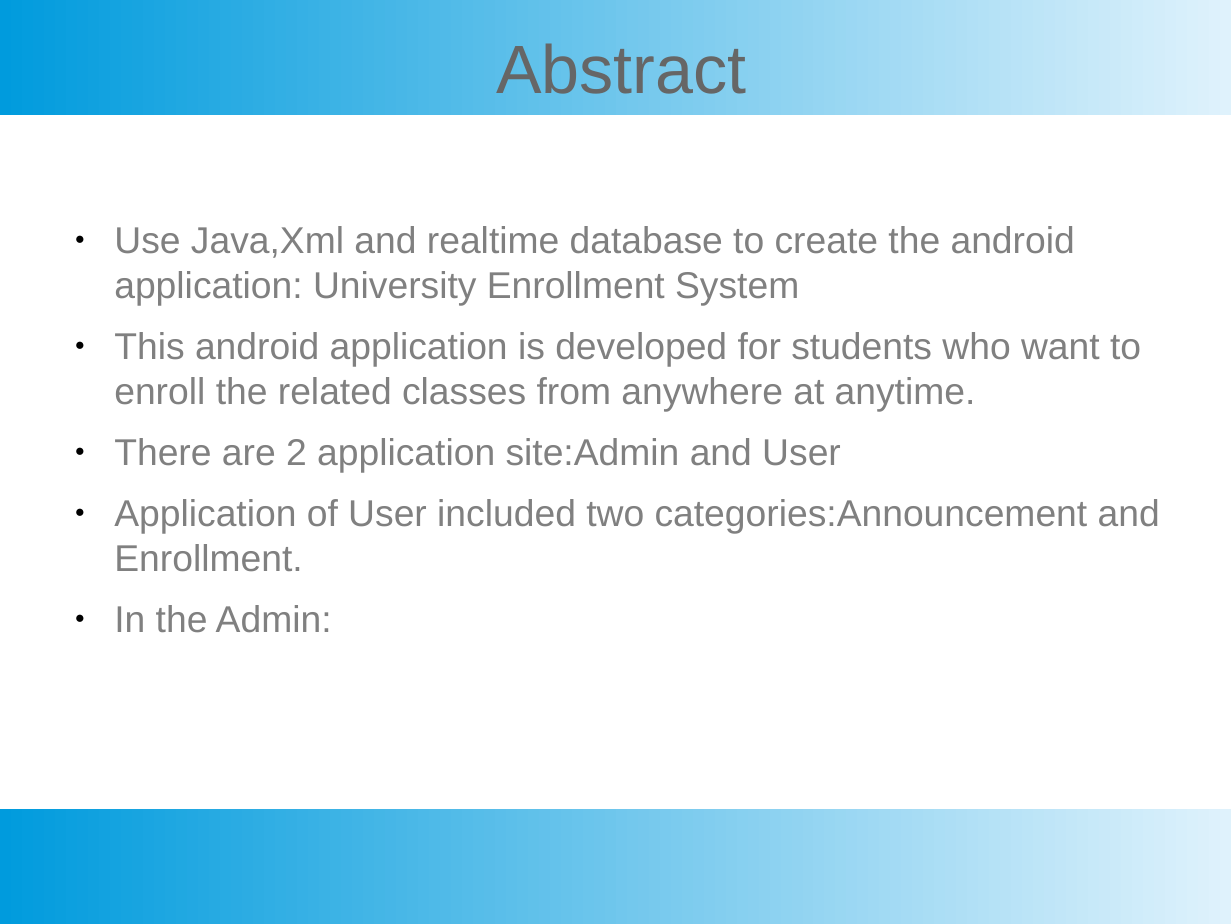
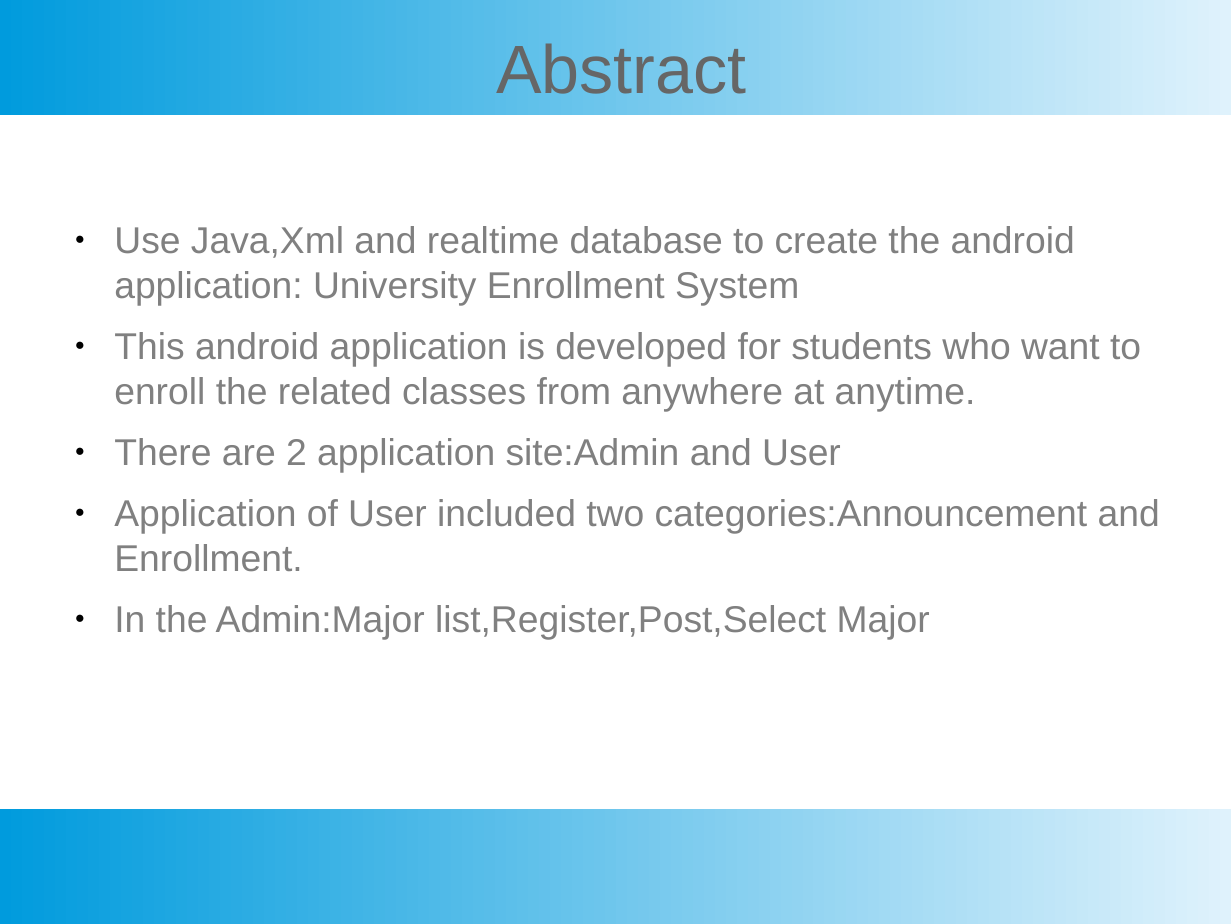
Before and after one commit to heinyekyaw/URSPPP, a slide deck: slide 4 of shout yay.pptx. Drawn at 1232x924 pixels with LibreOffice and Linux fonts; fonts in the diff are those of the drawing. Boxes give left, top, right and bottom in pixels: in the first picture for what was removed or moved away, otherwise in the second. Text is boxed around its words. In the diff, an @@ line names an element or a change of style, - is before the commit and + after.

```diff
--- a/shout yay.pptx
+++ b/shout yay.pptx
@@ text at (x1=114, y1=605, x2=930, y2=640): text changed @@
-● In the Admin:
+● In the Admin:Major list,Register,Post,Select Major
```
Also in this commit, not shown: 2 other slides changed, 3 slides added.
